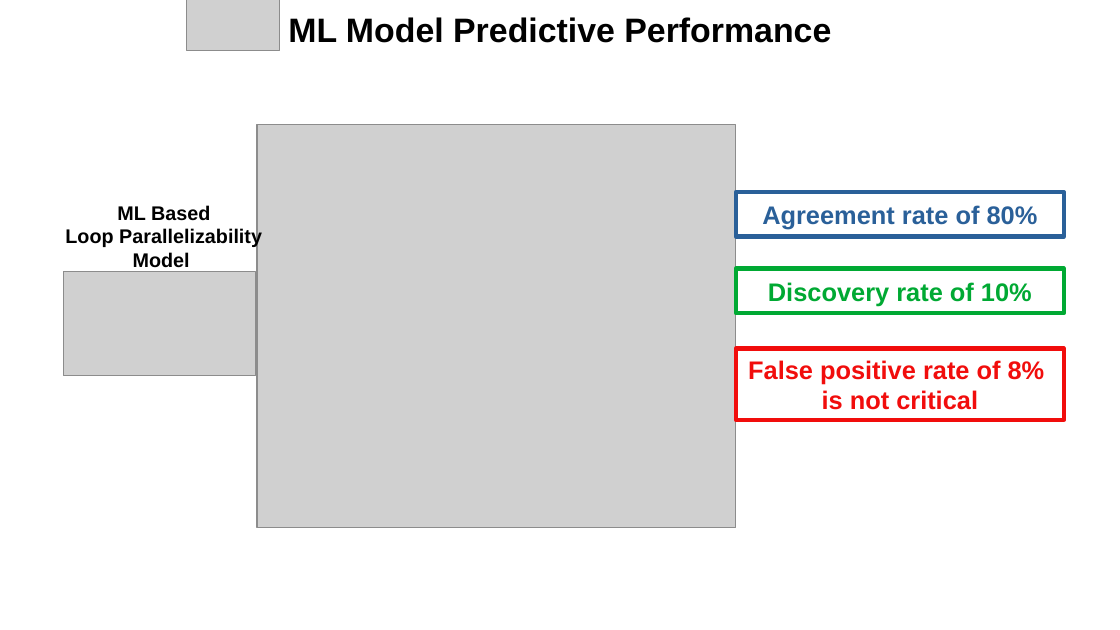
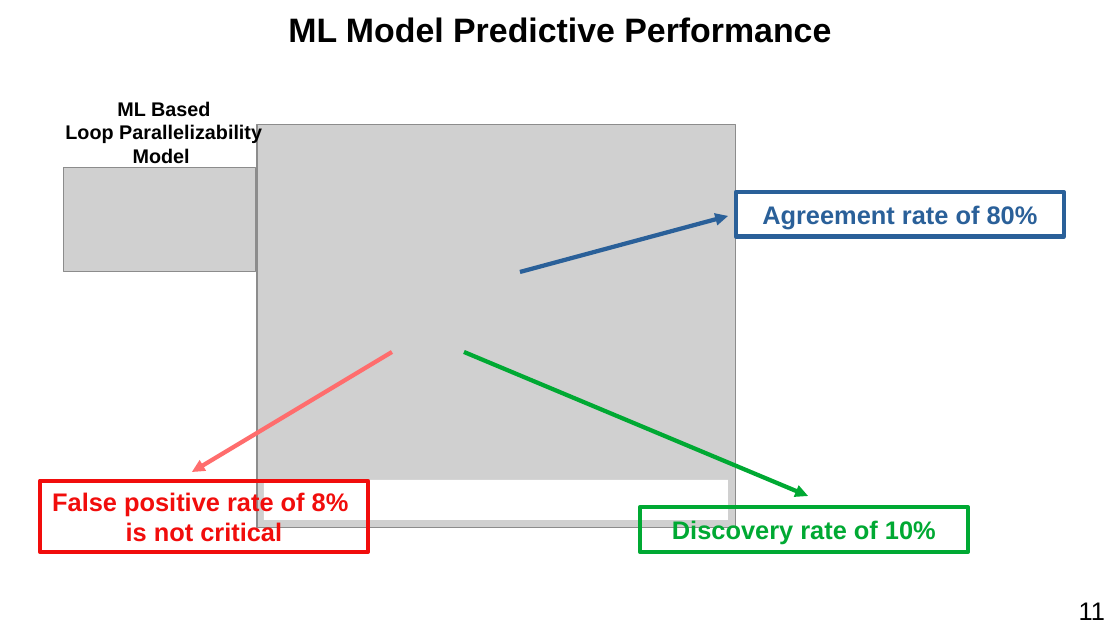
Before and after one commit to harel-coffee/PParMetrics-auto, a slide deck: slide 42 of doc/AI_SEPS_2019_talk/presentation.odp. Drawn at 1120x630 pixels with LibreOffice and Linux fonts; fonts in the diff are those of the drawing; grey boxes stand for pictures. Boxes give left, top, right and bottom in pixels: in the first picture for what was removed or moved away, otherwise in the second. Text is boxed around its words. In the diff, an @@ line names an element or a change of style, - is before the commit and + after.

```diff
--- a/doc/AI_SEPS_2019_talk/presentation.odp
+++ b/doc/AI_SEPS_2019_talk/presentation.odp
@@ picture removed at (x1=187, y1=0, x2=281, y2=51) @@
@@ text "ML Based" moved from (x1=65, y1=205, x2=262, y2=272) to (x1=65, y1=101, x2=262, y2=168) @@
@@ picture moved from (x1=63, y1=272, x2=256, y2=376) to (x1=63, y1=168, x2=256, y2=271) @@
@@ arrow added from (520, 272) to (729, 216), #2A6099 3 pt @@
@@ arrow added from (392, 352) to (192, 473), #FF6D6D 3 pt @@
@@ arrow added from (464, 352) to (808, 496), #00A933 3 pt @@
@@ rectangle "False positive rate of 8%" moved from (x1=736, y1=349, x2=1064, y2=420) to (x1=40, y1=481, x2=368, y2=552) @@
@@ rectangle added at (x1=264, y1=480, x2=729, y2=519), fill #FFFFFF @@
@@ rectangle "Discovery rate of 10%" moved from (x1=736, y1=268, x2=1064, y2=313) to (x1=640, y1=507, x2=969, y2=552) @@
@@ text added at (x1=1079, y1=602, x2=1105, y2=620), 18 pt, text #000000 @@
+11
```
Also in this commit, not shown: 38 other slides changed, 2 slides added, 2 slides removed, 2 other files.
